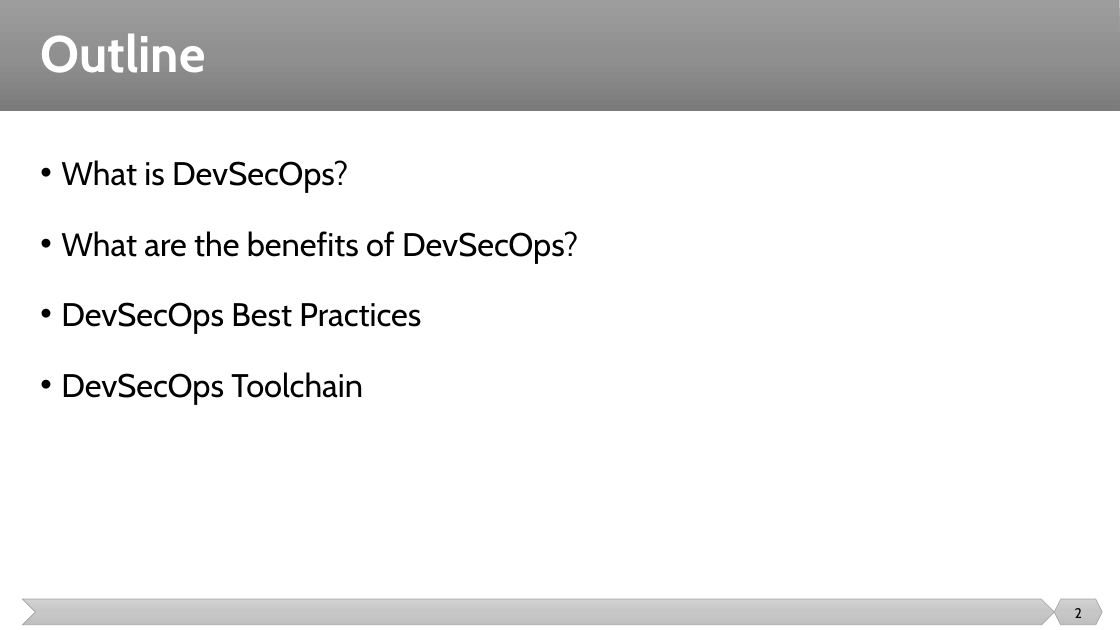
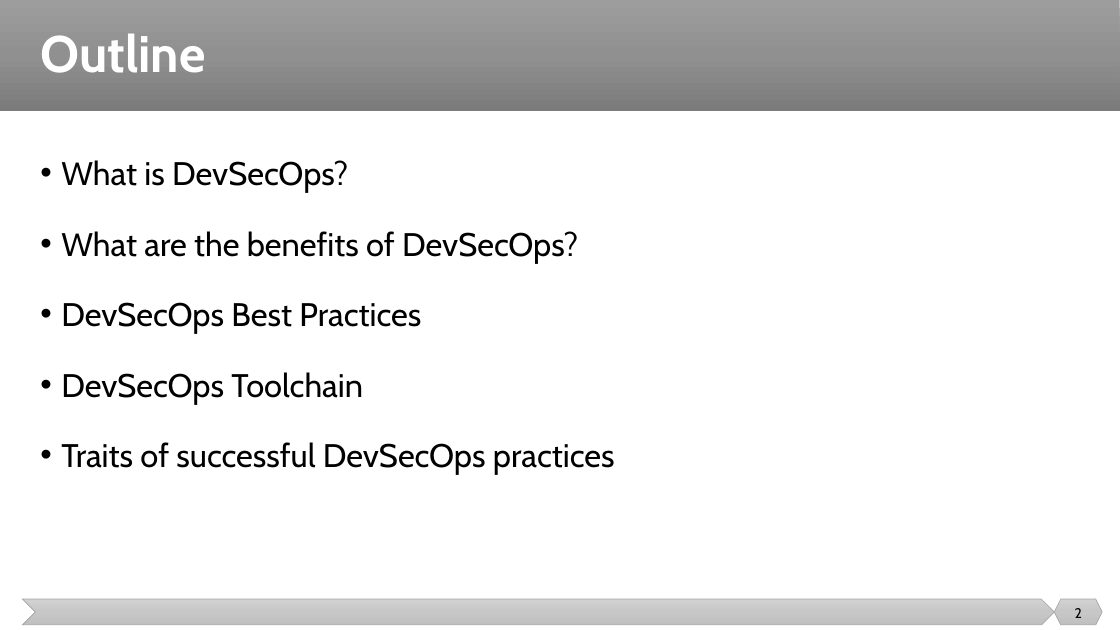
Before and after one commit to malenezi/malenezi, a slide deck: slide 2 of SE489/Lectures/9-DevSecOps/DevSecOps.pptx. Drawn at 1120x630 pixels with LibreOffice and Linux fonts; fonts in the diff are those of the drawing. Boxes give left, top, right and bottom in pixels: in the first picture for what was removed or moved away, otherwise in the second. Text is boxed around its words. In the diff, an @@ line names an element or a change of style, - is before the commit and + after.

```diff
--- a/SE489/Lectures/9-DevSecOps/DevSecOps.pptx
+++ b/SE489/Lectures/9-DevSecOps/DevSecOps.pptx
@@ text at (x1=61, y1=442, x2=615, y2=475): paragraph added @@
+• Traits of successful DevSecOps practices
```
Also in this commit, not shown: 12 slides added, 1 other file.
